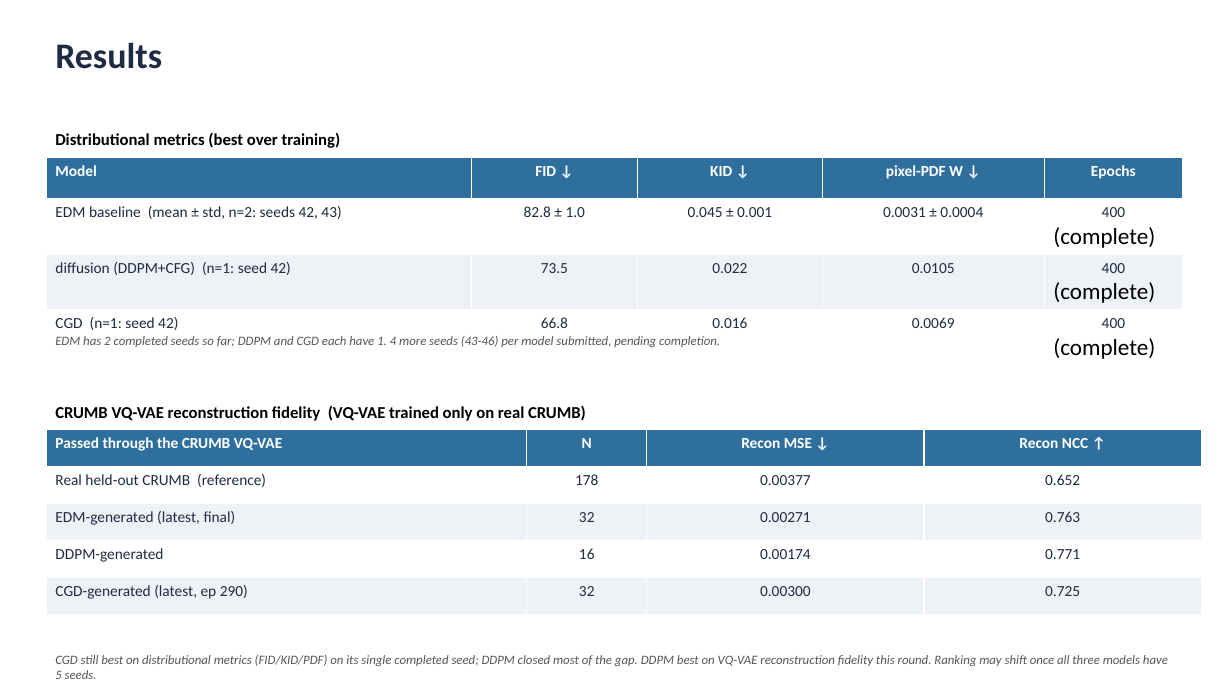
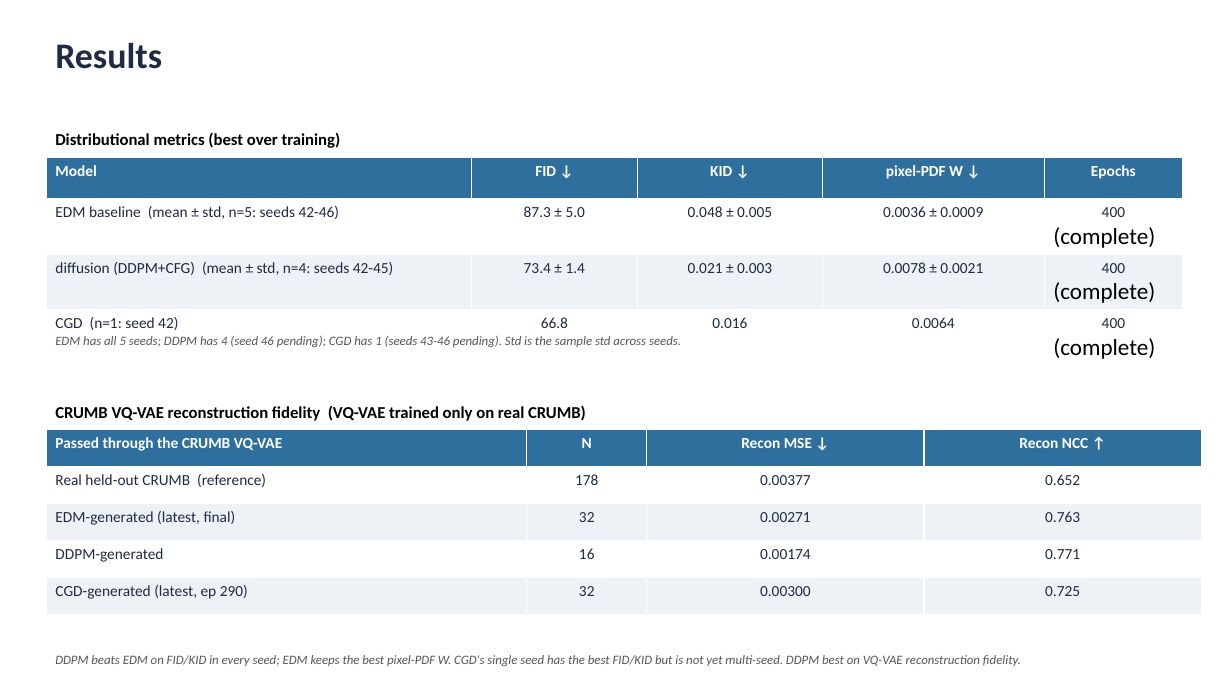
Before and after one commit to bevanslabbert/pid-radast, a slide deck: slide 3 of classifier-guided-physics-informed-diffusion/EDM_baseline_comparison.pptx. Drawn at 1232x693 pixels with LibreOffice and Linux fonts; fonts in the diff are those of the drawing. Boxes give left, top, right and bottom in pixels: in the first picture for what was removed or moved away, otherwise in the second. Text is boxed around its words. In the diff, an @@ line names an element or a change of style, - is before the commit and + after.

```diff
--- a/classifier-guided-physics-informed-diffusion/EDM_baseline_comparison.pptx
+++ b/classifier-guided-physics-informed-diffusion/EDM_baseline_comparison.pptx
@@ table at bbox=[46, 157, 1183, 363] @@
-row 2: EDM baseline (mean ± std, n=2: seeds 42, 43) | 82.8 ± 1.0 | 0.045 ± 0.001 | 0.0031 ± 0.0004 | 400 / (complete)
+row 2: EDM baseline (mean ± std, n=5: seeds 42-46) | 87.3 ± 5.0 | 0.048 ± 0.005 | 0.0036 ± 0.0009 | 400 / (complete)
-row 3: diffusion (DDPM+CFG) (n=1: seed 42) | 73.5 | 0.022 | 0.0105 | 400 / (complete)
+row 3: diffusion (DDPM+CFG) (mean ± std, n=4: seeds 42-45) | 73.4 ± 1.4 | 0.021 ± 0.003 | 0.0078 ± 0.0021 | 400 / (complete)
-row 4, column 4: 0.0069
+row 4, column 4: 0.0064
@@ text at bbox=[55, 336, 681, 347]: text changed @@
-EDM has 2 completed seeds so far; DDPM and CGD each have 1. 4 more seeds (43-46) per model submitted, pending completion.
+EDM has all 5 seeds; DDPM has 4 (seed 46 pending); CGD has 1 (seeds 43-46 pending). Std is the sample std across seeds.
@@ text at bbox=[55, 655, 1021, 666]: text changed @@
-CGD still best on distributional metrics (FID/KID/PDF) on its single completed seed; DDPM closed most of the gap. DDPM best on VQ-VAE reconstruction fidelity this round. Ranking may shift once all three models have 5 seeds.
+DDPM beats EDM on FID/KID in every seed; EDM keeps the best pixel-PDF W. CGD's single seed has the best FID/KID but is not yet multi-seed. DDPM best on VQ-VAE reconstruction fidelity.
```
Also in this commit, not shown: 1 other slide changed, 1 slide removed, 7 other files.
